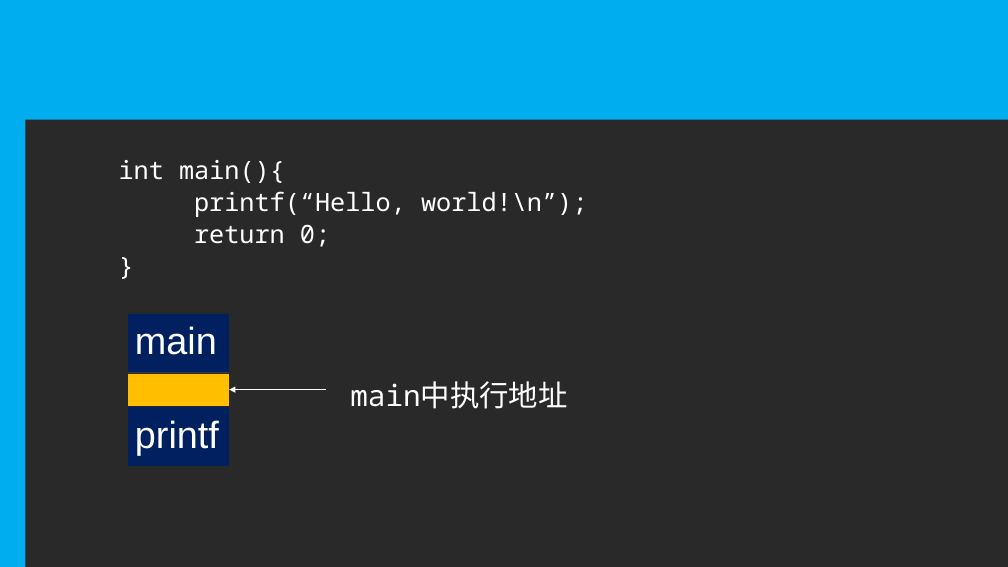
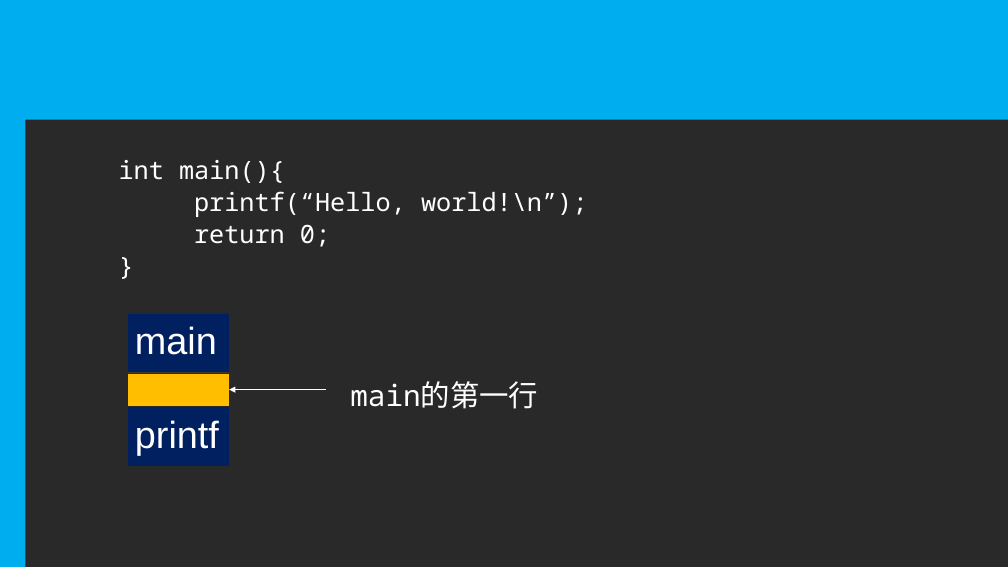
Before and after one commit to duanqn/programming_basic, a slide deck: slide 10 of slides/lec3.pptx. Drawn at 1008x567 pixels with LibreOffice and Linux fonts; fonts in the diff are those of the drawing. Boxes give left, top, right and bottom in pixels: in the first picture for what was removed or moved away, otherwise in the second. Text is boxed around its words. In the diff, an @@ line names an element or a change of style, - is before the commit and + after.

```diff
--- a/slides/lec3.pptx
+++ b/slides/lec3.pptx
@@ text at [350,381,538,409]: text changed @@
-main中执行地址
+main的第一行
```
Also in this commit, not shown: 4 other slides changed.
